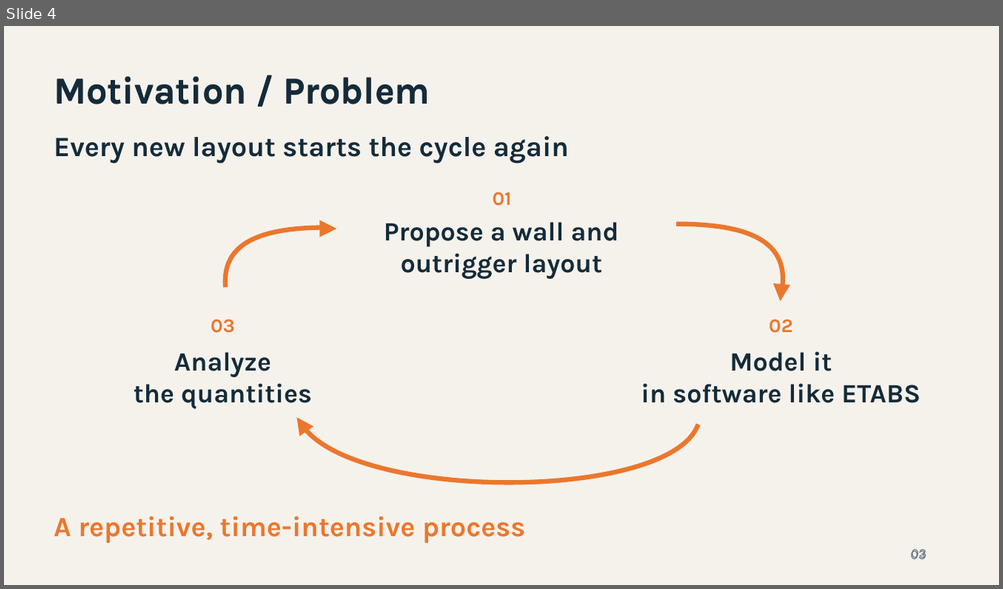
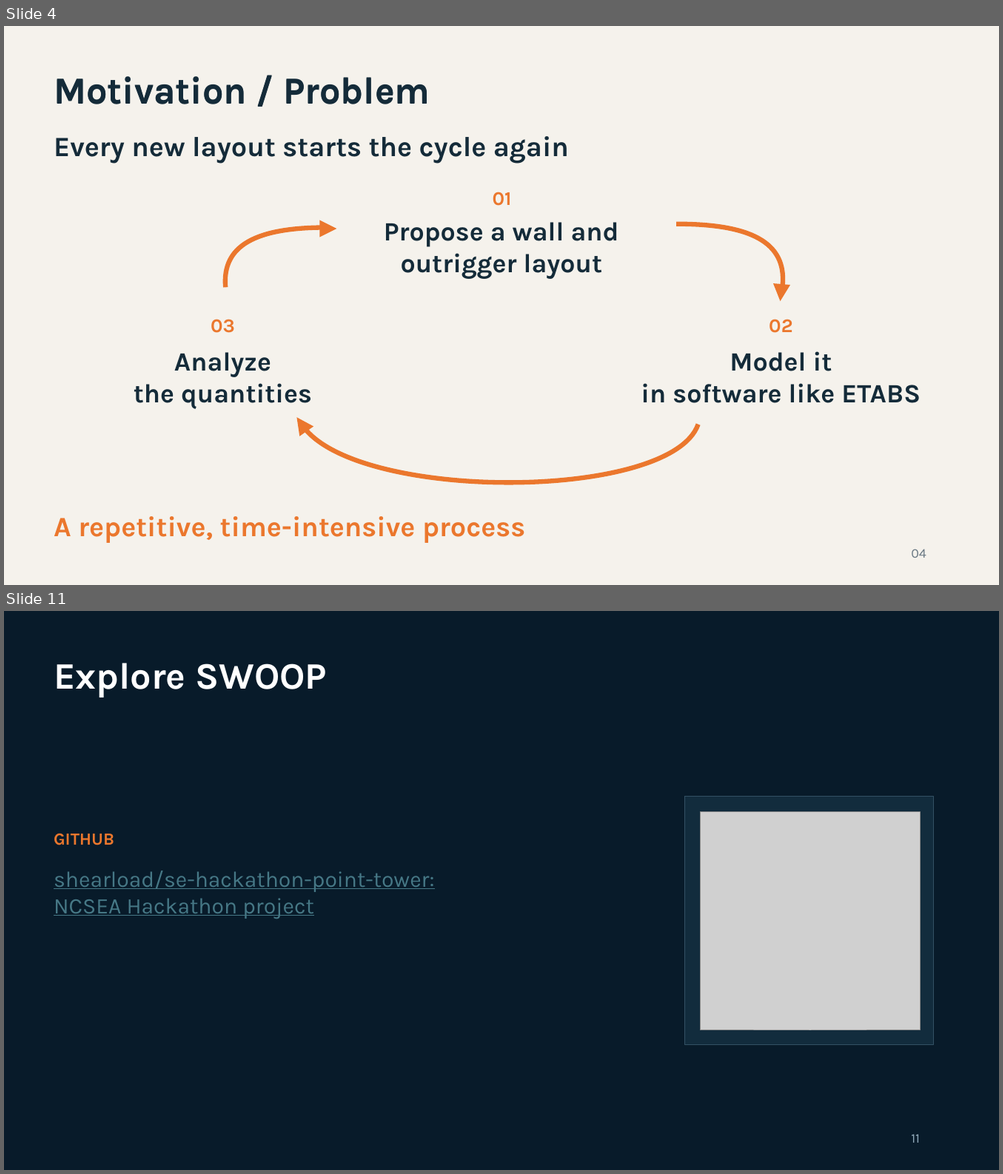
Before and after one commit to shearload/se-hackathon-point-tower, a slide deck: powerpoint/SWOOP_Presentation_Template.pptx. Shown one above the other, each under a label of ours: slide 4 before the commit, slides 4 and 11 after it; the slides between them are not shown. The pictures are 1003x589 and 1003x1174 pixels, drawn with LibreOffice and Linux fonts; fonts in the diff are those of the drawing; grey boxes stand for pictures. Boxes give left, top, right and bottom in pixels: in the first picture for what was removed or moved away, otherwise in the second. Text is boxed around its words. In the diff, an @@ line names an element or a change of style, - is before the commit and + after.

```diff
--- a/powerpoint/SWOOP_Presentation_Template.pptx
+++ b/powerpoint/SWOOP_Presentation_Template.pptx
@@ slide 11 added at (4,611,999,1170), background #081B2A @@
@@ text added at (54,663,327,698), 36 pt, text #FFFFFF, bold @@
+Explore SWOOP
@@ rectangle added at (685,797,933,1045), fill #122C3D, outline #335164 0.75 pt @@
@@ picture added at (700,812,919,1031) @@
@@ text added at (54,833,114,846), 16.5 pt, text #EB772D, bold @@
+GITHUB
@@ text added at (54,871,434,919), 21.5 pt, text #467886, underline @@
+shearload/se-hackathon-point-tower: NCSEA Hackathon project
@@ text added at (910,1134,919,1143), 12.8 pt, text #91A9B9 @@
+11
@@ slide 4 changed as well @@
@@ text at (910,549,926,558): text changed @@
-03
+04
@@ text removed at (910,547,949,566) @@
-03
```
Also in this commit, not shown: 3 other slides changed, 6 other slides added, 8 slides removed.
